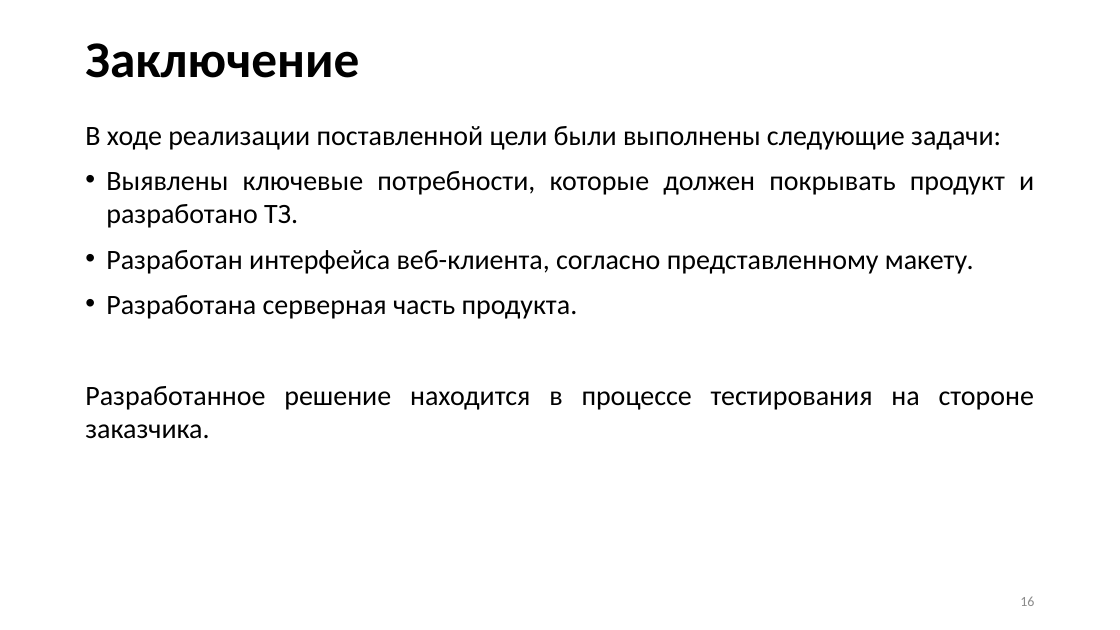
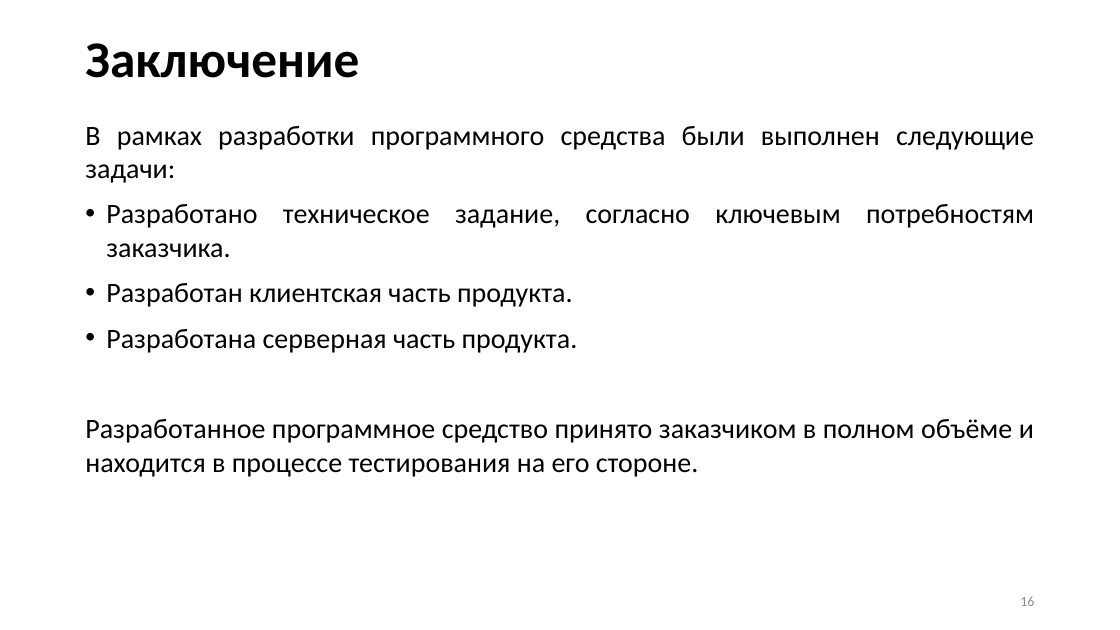
Before and after one commit to Hansola1/VKI, a slide deck: slide 16 of Диплом/Презентация/Бородина_Анастасия_Владимировна_2207Д2_06.05.26.pptx. Drawn at 1120x630 pixels with LibreOffice and Linux fonts; fonts in the diff are those of the drawing. Boxes give left, top, right and bottom in pixels: in the first picture for what was removed or moved away, otherwise in the second. Text is boxed around its words. In the diff, an @@ line names an element or a change of style, - is before the commit and + after.

```diff
--- a/Диплом/Презентация/Бородина_Анастасия_Владимировна_2207Д2_06.05.26.pptx
+++ b/Диплом/Презентация/Бородина_Анастасия_Владимировна_2207Д2_06.05.26.pptx
@@ text at [85, 126, 1034, 307]: text changed @@
-В ходе реализации поставленной цели были выполнены следующие задачи:
-• Выявлены ключевые потребности, которые должен покрывать продукт и разработано ТЗ.
-• Разработан интерфейса веб-клиента, согласно представленному макету.
+В рамках разработки программного средства были выполнен следующие задачи:
+• Разработано техническое задание, согласно ключевым потребностям заказчика.
+• Разработан клиентская часть продукта.
@@ text at [85, 419, 1034, 477]: text changed @@
-Разработанное решение находится в процессе тестирования на стороне заказчика.
+Разработанное программное средство принято заказчиком в полном объёме и находится в процессе тестирования на его стороне.
```
Also in this commit, not shown: 6 other slides changed, 7 other files.
